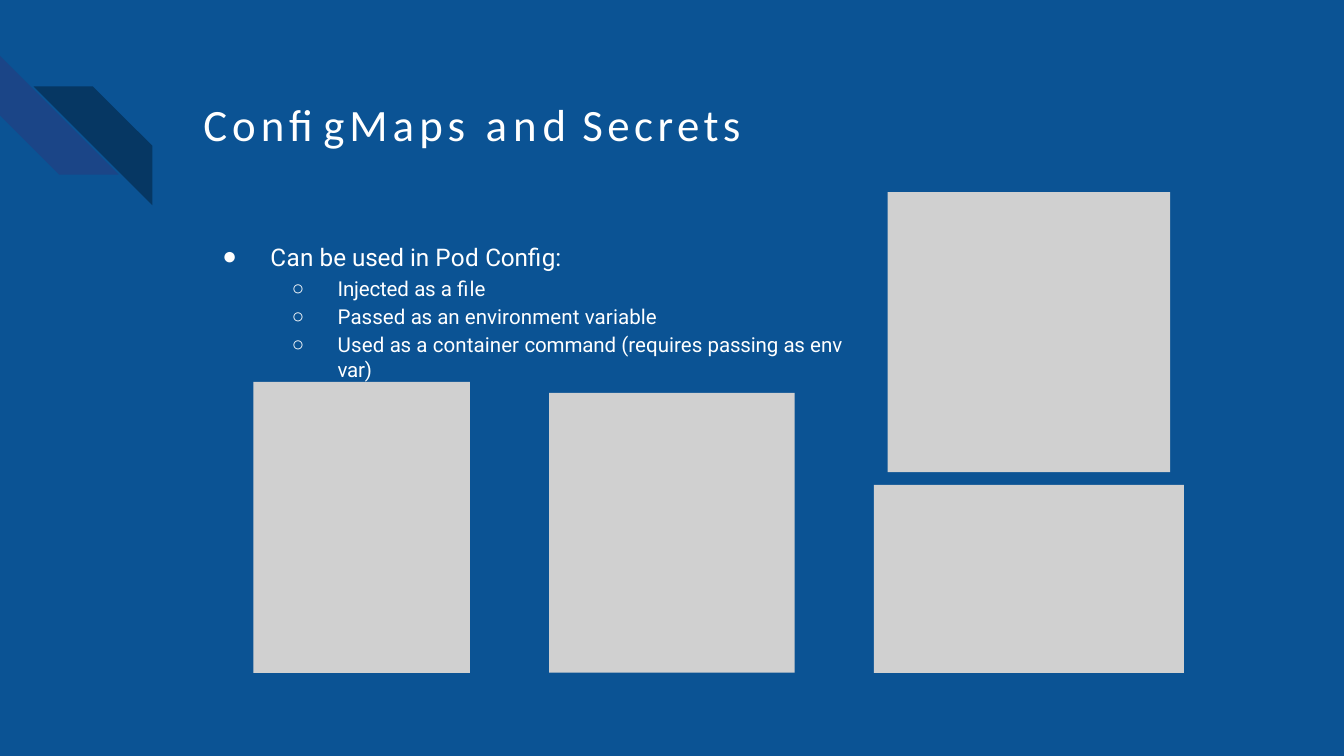
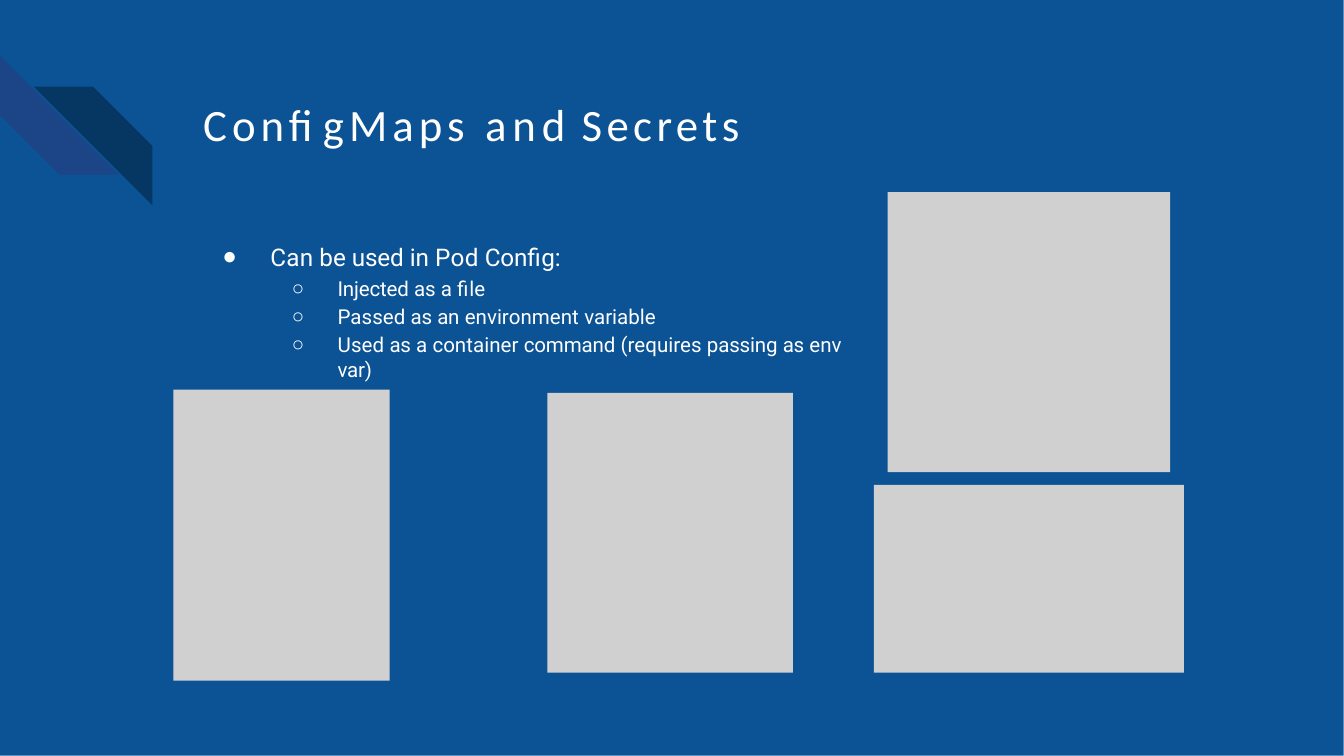
Before and after one commit to dragrom/kubernetes-exemples, a slide deck: slide 49 of presentation/kubernetes-basic concepts.ppt (slide 48 before the commit). Drawn at 1344x756 pixels with LibreOffice and Linux fonts; fonts in the diff are those of the drawing; grey boxes stand for pictures; background and template pictures are left out. Boxes give left, top, right and bottom in pixels: in the first picture for what was removed or moved away, otherwise in the second. Text is boxed around its words. In the diff, an @@ line names an element or a change of style, - is before the commit and + after.

```diff
--- a/presentation/kubernetes-basic concepts.ppt
+++ b/presentation/kubernetes-basic concepts.ppt
@@ text at bbox=[270, 247, 841, 382]: letter spacing 0.2 to 0.1 pt in "Can"; letter spacing 0.1 to 0 pt in "in", "file", "Used" @@
@@ picture: place and size @@
-picture at bbox=[254, 382, 470, 673]
+picture at bbox=[173, 390, 390, 681]
```
Also in this commit, not shown: 44 other slides changed, 1 slide added, 3 other files.
